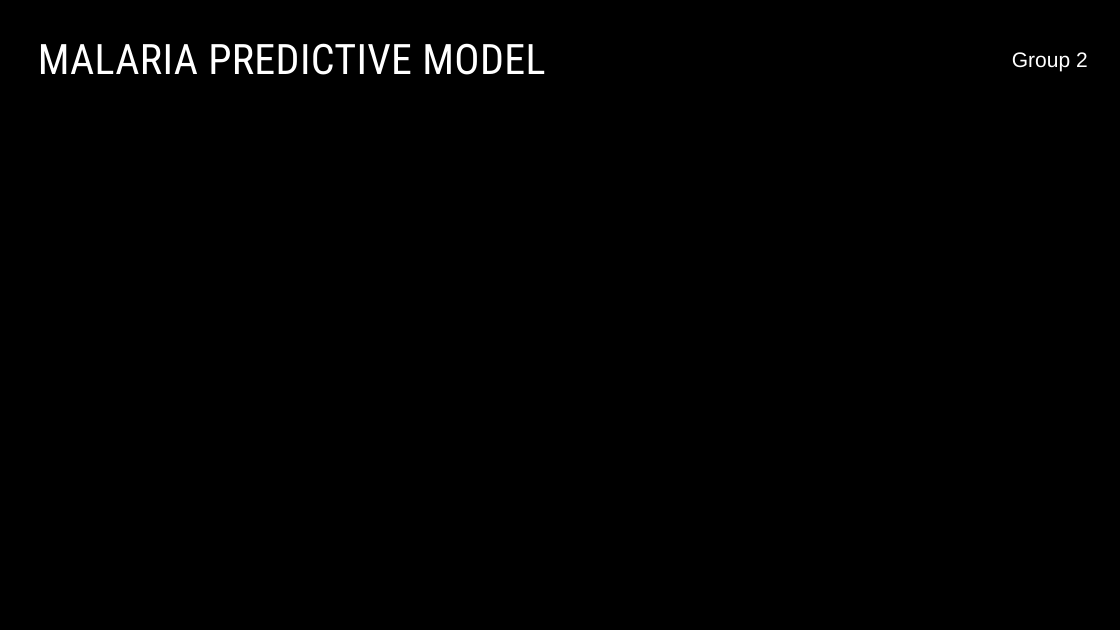
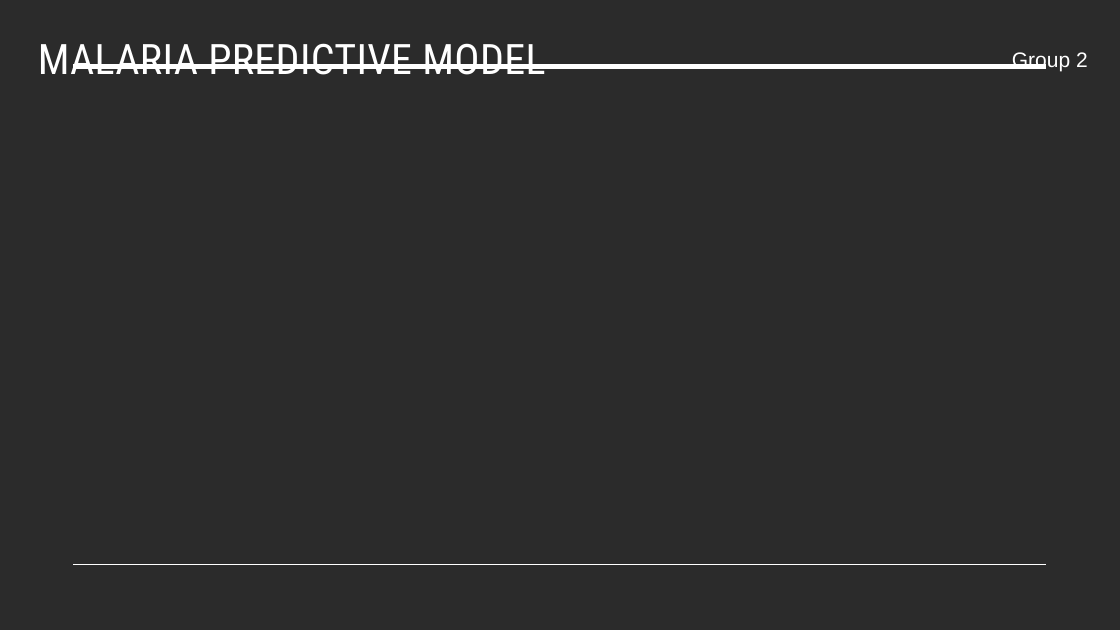
Before and after one commit to H-Rumenya/Malaria-Predictive-Model, a slide deck: slide 1 of Malaria_Predictive_model.pptx. Drawn at 1120x630 pixels with LibreOffice and Linux fonts; fonts in the diff are those of the drawing; background and template pictures are left out; a plain dark background stands for a picture behind light text. Boxes give left, top, right and bottom in pixels: in the first picture for what was removed or moved away, otherwise in the second. Text is boxed around its words. In the diff, an @@ line names an element or a change of style, - is before the commit and + after.

```diff
--- a/Malaria_Predictive_model.pptx
+++ b/Malaria_Predictive_model.pptx
@@ rectangle removed at (x1=0, y1=0, x2=1120, y2=630) @@
@@ rectangle removed at (x1=0, y1=0, x2=1120, y2=226) @@
@@ line added from (74, 66) to (1047, 66), #FFFFFF 3.5 pt @@
@@ line added from (74, 565) to (1047, 565), #FFFFFF 1 pt @@
```
Also in this commit, not shown: 13 other slides changed, 6 slides added, 1 slide removed, 15 other files.
